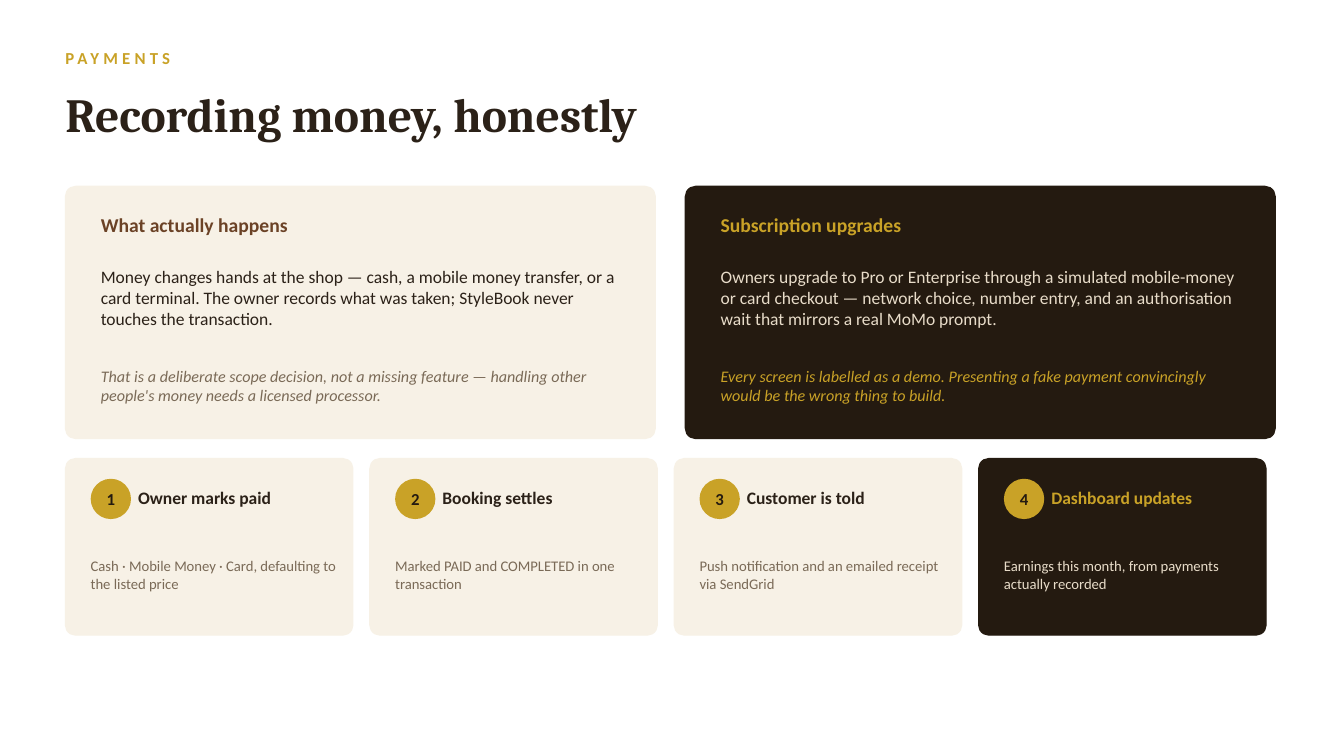
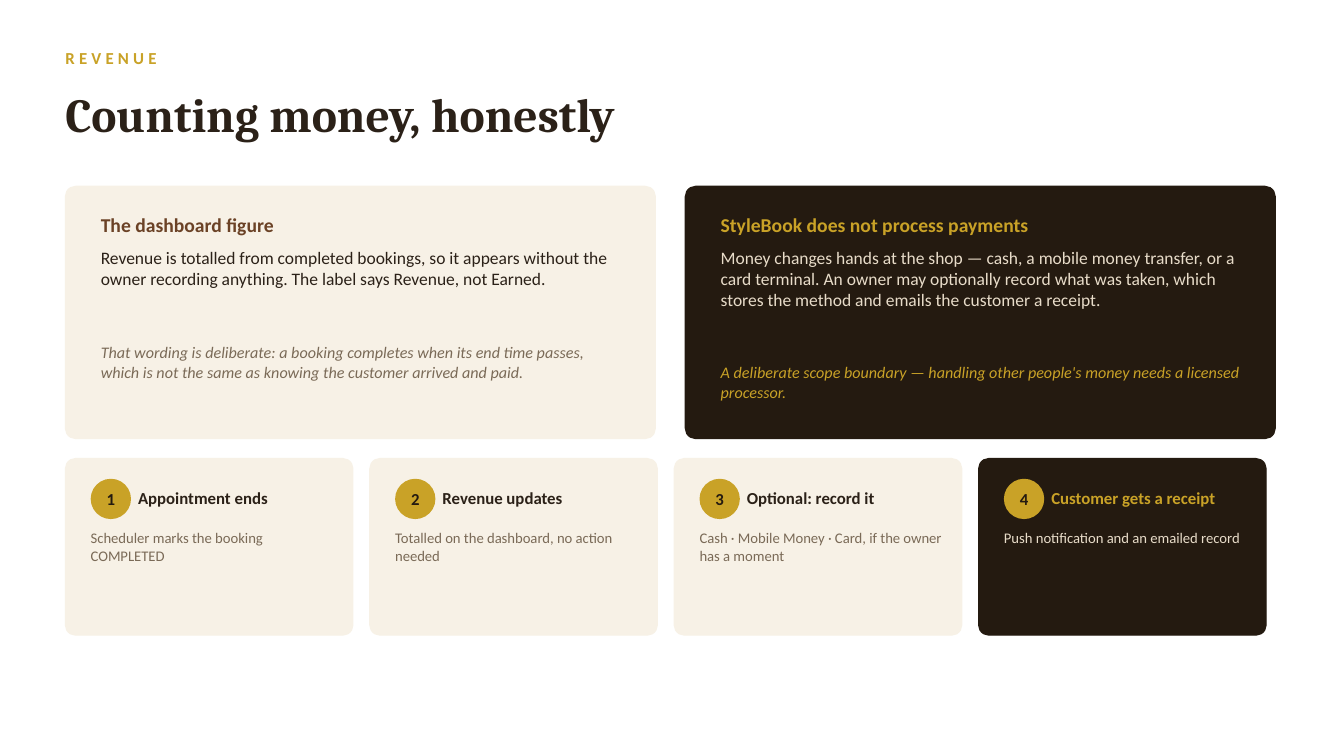
Before and after one commit to AdesinaElijah/stylebook, a slide deck: slide 10 of docs/StyleBook-Defense.pptx. Drawn at 1344x756 pixels with LibreOffice and Linux fonts; fonts in the diff are those of the drawing. Boxes give left, top, right and bottom in pixels: in the first picture for what was removed or moved away, otherwise in the second. Text is boxed around its words. In the diff, an @@ line names an element or a change of style, - is before the commit and + after.

```diff
--- a/docs/StyleBook-Defense.pptx
+++ b/docs/StyleBook-Defense.pptx
@@ text at box(65, 53, 156, 64): text changed @@
-PAYMENTS
+REVENUE
@@ text at box(65, 99, 615, 142): text changed @@
-Recording money, honestly
+Counting money, honestly
@@ text at box(101, 218, 273, 236): text changed @@
-What actually happens
+The dashboard figure
@@ text at box(721, 218, 1028, 235): text changed @@
-Subscription upgrades
+StyleBook does not process payments
@@ text added at box(101, 252, 607, 288), 12.5 pt, text #2B2118 @@
+Revenue is totalled from completed bookings, so it appears without the owner recording anything. The label says Revenue, not Earned.
@@ text at box(721, 252, 1234, 309): text changed; text colour #2B2118 to #E8DCC9 @@
-Money changes hands at the shop — cash, a mobile money transfer, or a card terminal. The owner records what was taken; StyleBook never touches the transaction.
+Money changes hands at the shop — cash, a mobile money transfer, or a card terminal. An owner may optionally record what was taken, which stores the method and emails the customer a receipt.
@@ text removed at box(721, 271, 1234, 328) @@
-Owners upgrade to Pro or Enterprise through a simulated mobile-money or card checkout — network choice, number entry, and an authorisation wait that mirrors a real MoMo prompt.
@@ text added at box(101, 347, 584, 381), 11.5 pt, text #7A6A57, italic @@
+That wording is deliberate: a booking completes when its end time passes, which is not the same as knowing the customer arrived and paid.
@@ text at box(721, 367, 1239, 401): text changed; text colour #7A6A57 to #C9A227 @@
-That is a deliberate scope decision, not a missing feature — handling other people's money needs a licensed processor.
+A deliberate scope boundary — handling other people's money needs a licensed processor.
@@ text removed at box(721, 371, 1206, 404) @@
-Every screen is labelled as a demo. Presenting a fake payment convincingly would be the wrong thing to build.
@@ text at box(138, 492, 268, 507): text changed; size 12.5 to 12 pt @@
-Owner marks paid
+Appointment ends
@@ text at box(442, 492, 562, 507): text changed; size 12.5 to 12 pt @@
-Booking settles
+Revenue updates
@@ text at box(747, 492, 874, 507): text changed; size 12.5 to 12 pt @@
-Customer is told
+Optional: record it
@@ text at box(1051, 492, 1216, 507): text changed; size 12.5 to 12 pt @@
-Dashboard updates
+Customer gets a receipt
@@ text at box(91, 533, 263, 561): text changed @@
-Cash · Mobile Money · Card, defaulting to the listed price
+Scheduler marks the booking COMPLETED
@@ vertical alignment middle to top in 5 elements at box(1004, 533, 1240, 543), box(721, 367, 1239, 401), box(721, 252, 1234, 309), box(91, 533, 263, 561), box(395, 533, 613, 561) @@
@@ text at box(395, 533, 613, 561): text changed @@
-Marked PAID and COMPLETED in one transaction
+Totalled on the dashboard, no action needed
@@ text added at box(700, 533, 941, 561), 10.5 pt, text #7A6A57 @@
+Cash · Mobile Money · Card, if the owner has a moment
@@ text at box(1004, 533, 1240, 543): text changed; text colour #7A6A57 to #E8DCC9 @@
-Push notification and an emailed receipt via SendGrid
+Push notification and an emailed record
@@ text removed at box(1004, 561, 1219, 592) @@
-Earnings this month, from payments actually recorded
```
Also in this commit, not shown: 10 other slides changed, 2 other files.
